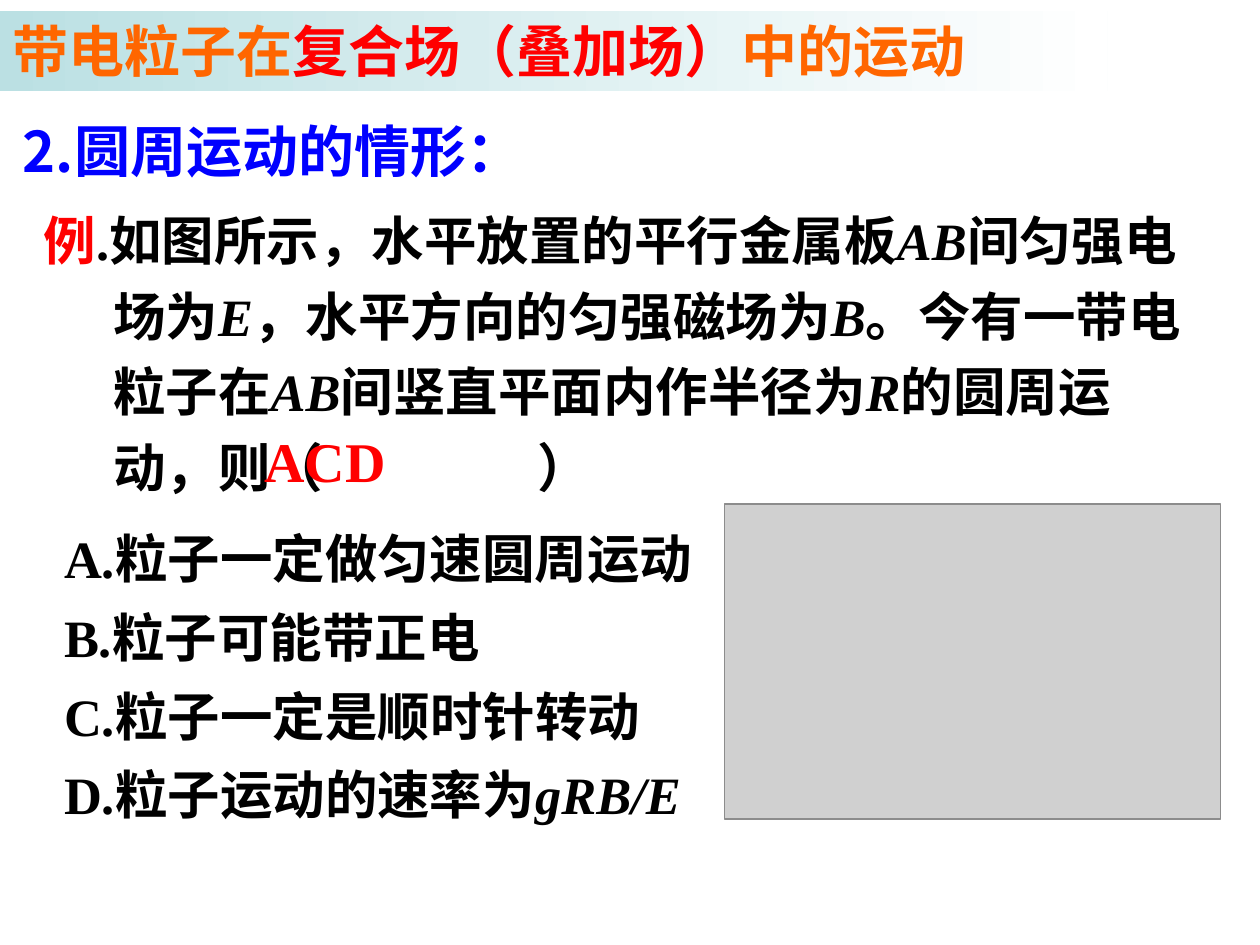
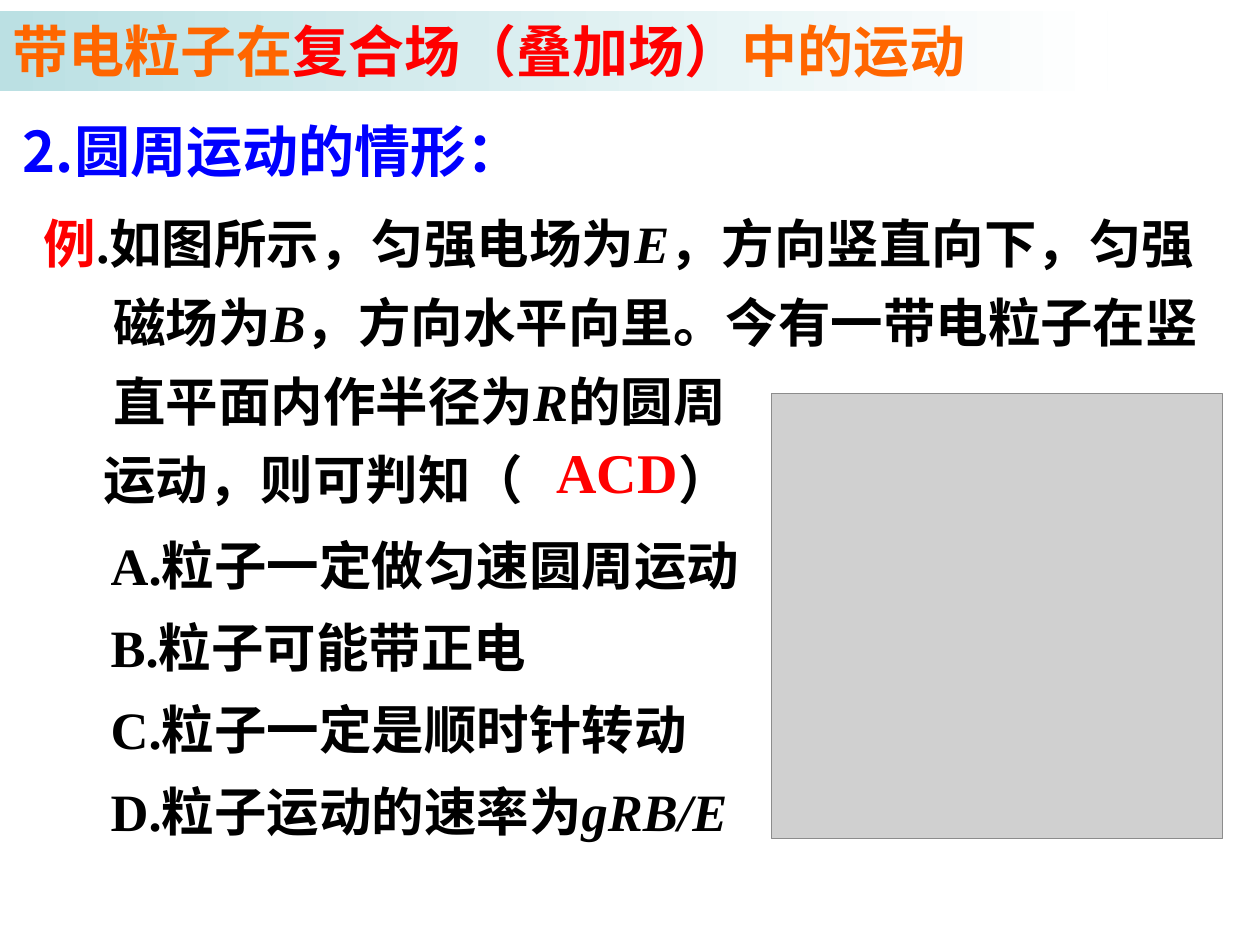
Before and after one commit to saddestboy/wuli2, a slide deck: slide 36 of 3.6 带电粒子在匀强磁场中的运动/3.6b 带电粒子在匀强磁场中的运动 （习题课）.ppt (slide 34 before the commit). Drawn at 1260x945 pixels with LibreOffice and Linux fonts; fonts in the diff are those of the drawing; grey boxes stand for pictures. Boxes give left, top, right and bottom in pixels: in the first picture for what was removed or moved away, otherwise in the second. Text is boxed around its words. In the diff, an @@ line names an element or a change of style, - is before the commit and + after.

```diff
--- a/3.6 带电粒子在匀强磁场中的运动/3.6b 带电粒子在匀强磁场中的运动 （习题课）.ppt
+++ b/3.6 带电粒子在匀强磁场中的运动/3.6b 带电粒子在匀强磁场中的运动 （习题课）.ppt
@@ text at (x1=44, y1=218, x2=1198, y2=506): text changed @@
-例.如图所示，水平放置的平行金属板AB间匀强电场为E，水平方向的匀强磁场为B。今有一带电粒子在AB间竖直平面内作半径为R的圆周运动，则（ ）
+例.如图所示，匀强电场为E，方向竖直向下，匀强磁场为B，方向水平向里。今有一带电粒子在竖直平面内作半径为R的圆周
+运动，则可判知（ ）
@@ picture resized from (x1=724, y1=504, x2=1221, y2=819) to (x1=771, y1=394, x2=1222, y2=839) @@
@@ text "ACD" moved from (x1=264, y1=442, x2=385, y2=492) to (x1=556, y1=456, x2=677, y2=494) @@
@@ text "ACD" at (x1=556, y1=456, x2=677, y2=494): alignment left to centre @@
@@ text "A.粒子一定做匀速圆周运动" moved from (x1=64, y1=537, x2=692, y2=825) to (x1=111, y1=544, x2=739, y2=841) @@
@@ text "A.粒子一定做匀速圆周运动" at (x1=111, y1=544, x2=739, y2=841): line spacing 1.25 to 1.3 @@
```
Also in this commit, not shown: 16 other slides changed, 4 slides added, 1 slide removed.
